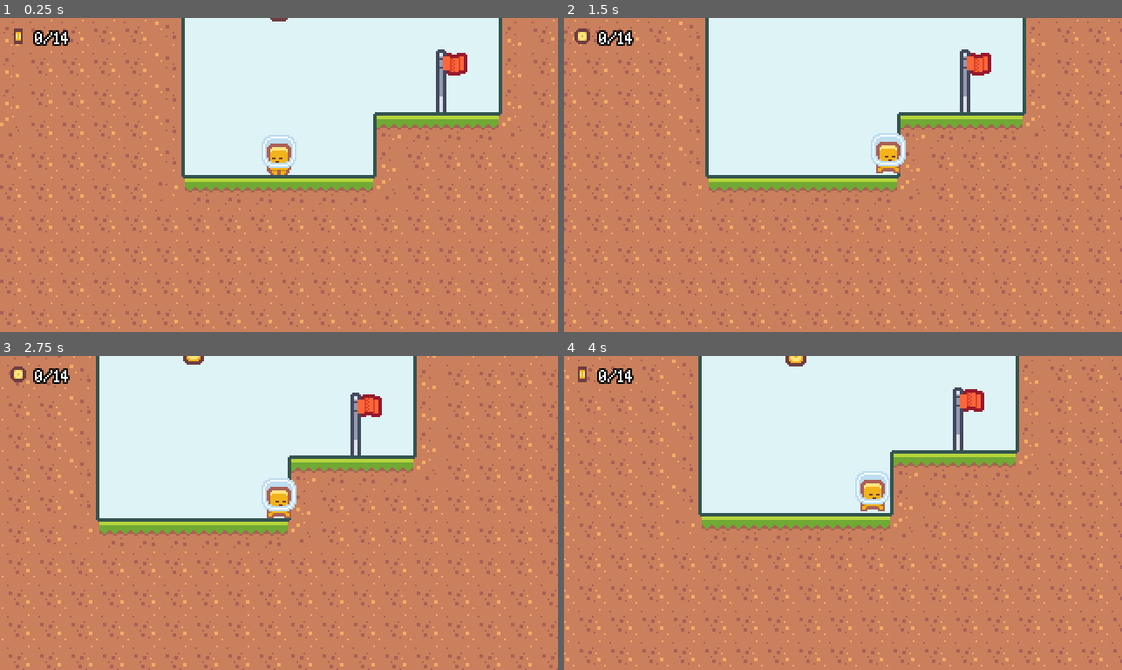
Above: before the commit, frames 1-4 (two rows, left to right).
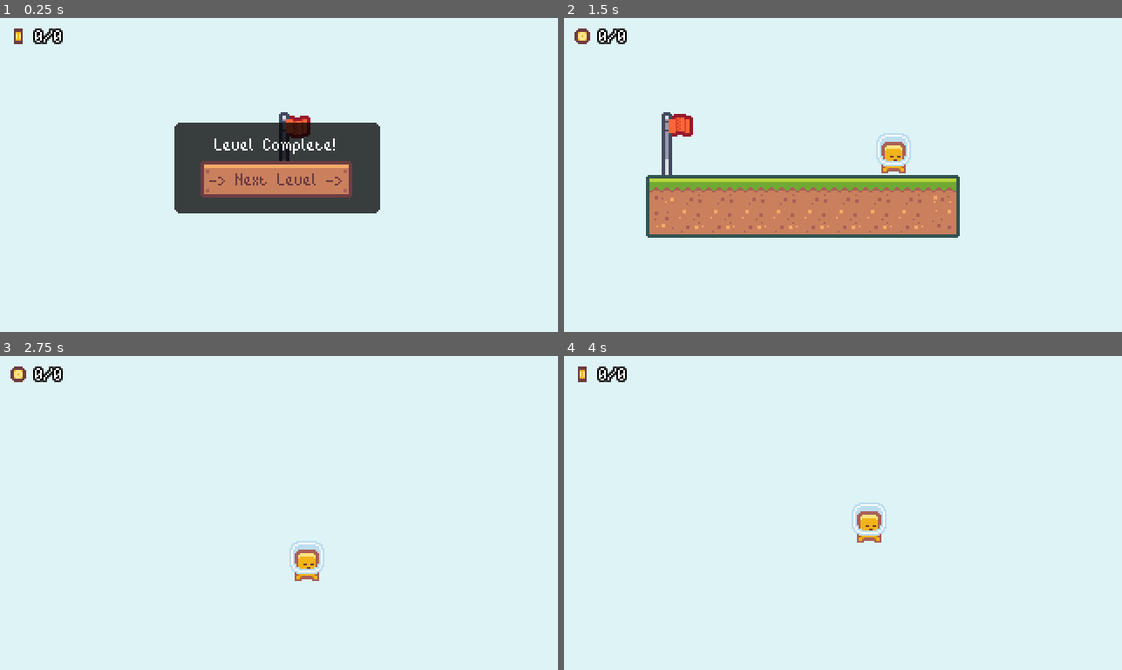
Above: after the commit, the same moments.

Repository: Yrainyw/2D-Platformer
Game: Godot game, scene res://Scenes/baseLevel.tscn
Same seed, same stepped clock (60 frames per second), same inputs: the game is played once before the commit and once after it. This scene is started directly instead of the project's main scene.
Inputs (mouse positions are in pixels of both pictures, inside the frame that each line leads up to):
- Up to frame 1 (0.25 s): no input
- Up to frame 2 (1.5 s): click (843, 178) at 0.5 s, where only the run after the commit has a clickable "-> Next Level ->"; hold D (move_right) from 1.28 s (still down); tap K (dash) at 1.35 s
- Up to frame 3 (2.75 s): keep holding D (move_right); tap J (jump) at 1.52, 2.27 s; tap K (dash) at 2.1 s
- Up to frame 4 (4 s): release D (move_right) at 2.78 s; hold A (move_left) 2.78-3.53 s; tap K (dash) at 2.85, 3.6 s; hold D (move_right) from 3.53 s (still down); tap J (jump) at 3.77 s

The runs differ from the first frame. In frame 1, 82% of the frame differs, in the area x 0-100%, y 0-100%; in frame 2, 69%; in frame 3, 76%; in frame 4, 78%.

Commit message:
Fixing Scene Load and Font Height

Diff:
--- a/Resources/font.tres
+++ b/Resources/font.tres
@@ -3,4 +3,5 @@
 [ext_resource path="res://Resources/BitPotion.ttf" type="DynamicFontData" id=1]
 
 [resource]
+extra_spacing_top = -4
 font_data = ExtResource( 1 )
--- a/Resources/fontOutline.tres
+++ b/Resources/fontOutline.tres
@@ -5,4 +5,5 @@
 [resource]
 outline_size = 1
 outline_color = Color( 0, 0, 0, 1 )
+extra_spacing_top = -1
 font_data = ExtResource( 1 )
--- a/Scenes/UI/levelComplete.tscn
+++ b/Scenes/UI/levelComplete.tscn
@@ -27,20 +27,20 @@
 
 [node name="VBoxContainer" type="VBoxContainer" parent="PanelContainer/MarginContainer"]
 margin_left = 15.0
-margin_top = 5.0
+margin_top = 9.0
 margin_right = 102.0
-margin_bottom = 47.0
+margin_bottom = 43.0
 size_flags_horizontal = 4
 size_flags_vertical = 4
 
 [node name="Label" type="Label" parent="PanelContainer/MarginContainer/VBoxContainer"]
 margin_right = 87.0
-margin_bottom = 13.0
+margin_bottom = 9.0
 text = "Level Complete!"
 align = 1
 
 [node name="Button" type="Button" parent="PanelContainer/MarginContainer/VBoxContainer"]
-margin_top = 17.0
+margin_top = 13.0
 margin_right = 87.0
-margin_bottom = 42.0
+margin_bottom = 34.0
 text = "-> Next Level ->"
--- a/Scenes/main.tscn
+++ b/Scenes/main.tscn
@@ -1,3 +1,6 @@
-[gd_scene format=2]
+[gd_scene load_steps=2 format=2]
+
+[ext_resource path="res://Scripts/main.gd" type="Script" id=1]
 
 [node name="Main" type="Node"]
+script = ExtResource( 1 )
--- a/Scripts/levelManager.gd
+++ b/Scripts/levelManager.gd
@@ -3,10 +3,6 @@
 export(Array, PackedScene) var levelScenes
 
 var currentLevelIndex = 0
-
-
-func _ready():
-	change_level(currentLevelIndex)
 
 
 func change_level(levelIndex):
--- /dev/null
+++ b/Scripts/main.gd
@@ -0,0 +1,5 @@
+extends Node
+
+
+func _ready():
+	$"/root/LevelManager".change_level(0)
